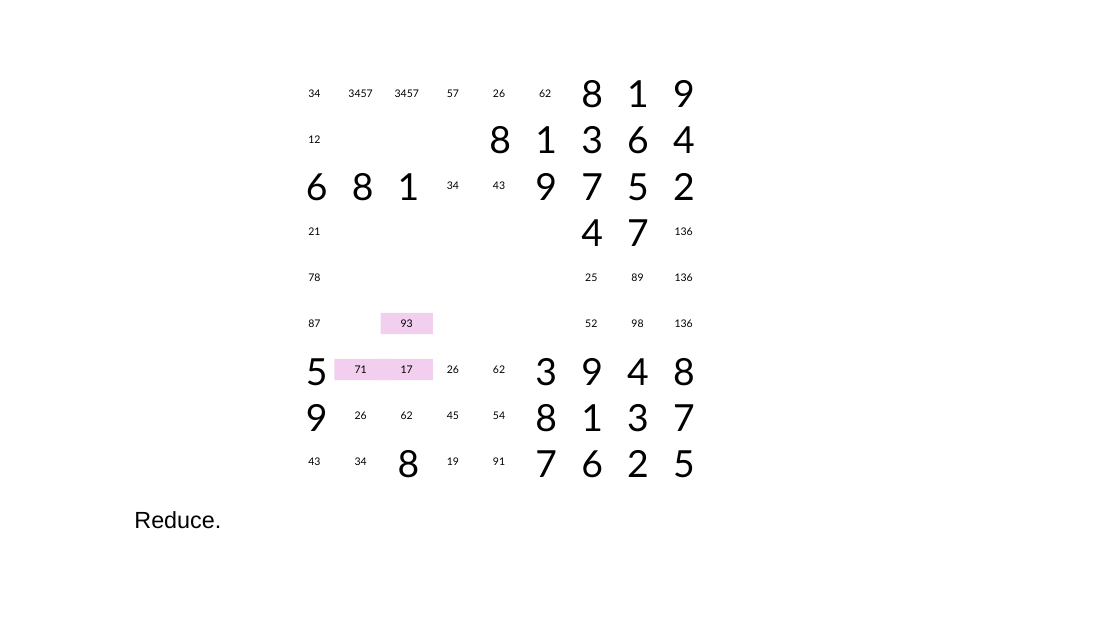
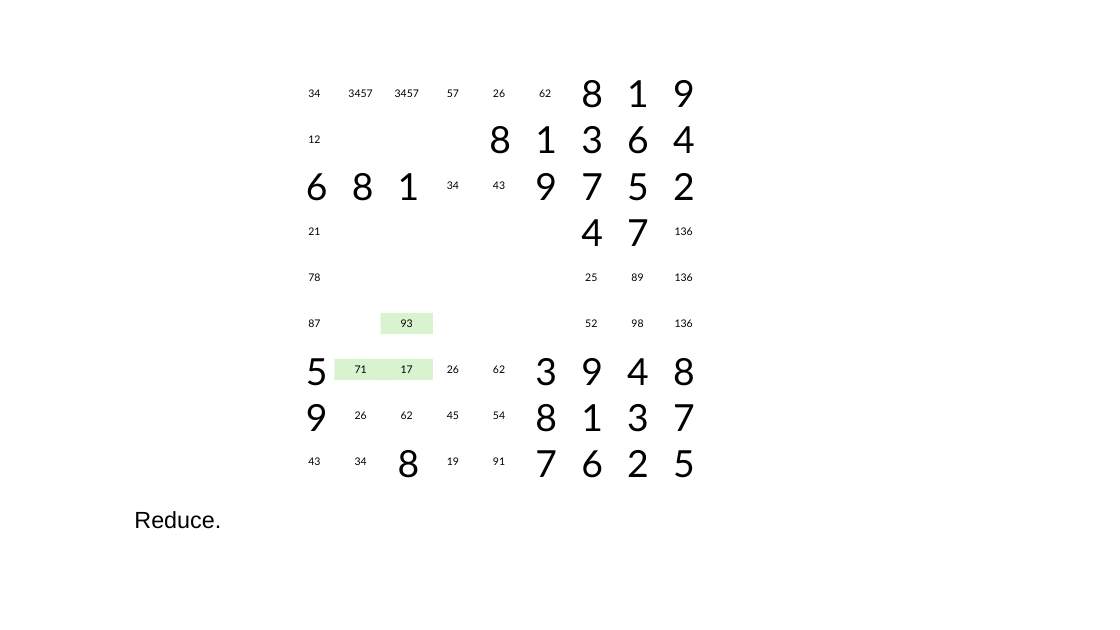
Before and after one commit to jhardis/WSJ_Number_Puzzles, a slide deck: slide 41 of 20260516_1.pptx. Drawn at 1120x630 pixels with LibreOffice and Linux fonts; fonts in the diff are those of the drawing; background and template pictures are left out. Boxes give left, top, right and bottom in pixels: in the first picture for what was removed or moved away, otherwise in the second. Text is boxed around its words. In the diff, an @@ line names an element or a change of style, - is before the commit and + after.

```diff
--- a/20260516_1.pptx
+++ b/20260516_1.pptx
@@ fill #F2CFEE to #D9F2D0 in 3 elements at <box>334,359,386,380</box>, <box>381,359,433,380</box>, <box>381,313,433,334</box> @@
```
Also in this commit, not shown: 34 other slides changed, 1 slide added, 2 slides removed.
